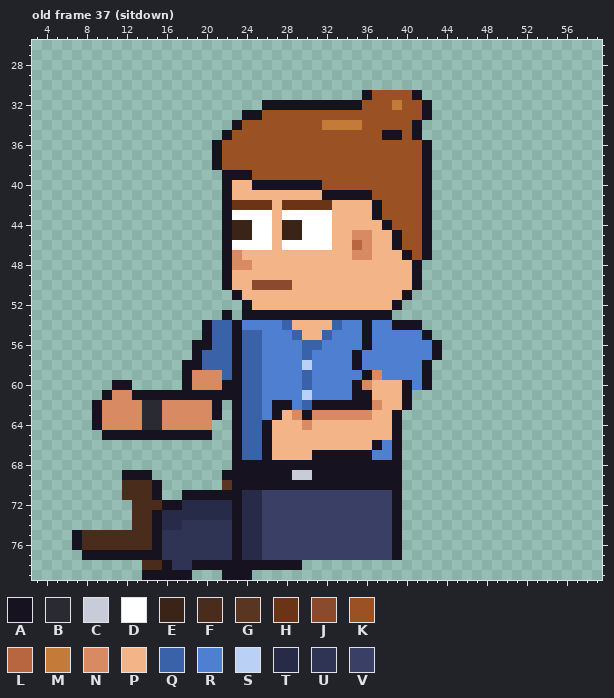
Two versions of one pixel-art file, sprites/custom/custom_intern_bun_left_anim.aseprite. The picture above was drawn from the file before the commit.
64x80 pixels, 85 frames. Colours within 5 levels of each other are drawn and written as one. Shown: old frame 37 (sitdown): x 3..59, y 26..79. The commit also changed other frames, which this record leaves out.
Visible layers, top first: "Hair", "Face", "Watch", "Near Arm", "Collar", "Belt", "Shirt", "Body", "Back Arm", "Pants", "Shoes".
Palette (. is transparent): A #17121f  B #2a2a33  C #c8ccd8  D #ffffff  E #3a2418  F #4a2c1c  G #5a3522  H #6b3416  J #8a4a2e  K #9a5124  L #b8663f  M #c47a38  N #d88a62  P #f3b488  Q #3a62a8  R #4f7fd0  S #bbd0f5  T #272b48  U #2f3354  V #3a3f66
Pixels before, old frame 37 (sitdown) (only the part around the change), first column x 3:
26 .............................................
27 .............................................
28 .............................................
29 .............................................
30 .............................................
31 .................................AKKKKA......
32 .......................AAAAAAAAAAKKKMKKA.....
33 .....................AAKKKKKKKKKKKKKKKKA.....
34 ....................AKKKKKKKKMMMMKKKKKA......
35 ...................AKKKKKKKKKKKKKKKAAKA......
36 ..................AKKKKKKKKKKKKKKKKKKKKA.....
37 ..................AKKKKKKKKKKKKKKKKKKKKA.....
38 ..................AKKKKKKKKKKKKKKKKKKKKA.....
39 ...................AAAKKKKKKKKKKKKKKKKKA.....
40 ...................APPAAAAAAAKKKKKKKKKKA.....
41 ...................APPPPPPPPPAAAAAKKKKKA.....
42 ...................AHHHHPHHHHHPPPPAKKKKA.....
43 ...................ADDDDPDDDDDPPPPAKKKKA.....
44 ...................AEEDDPEEDDDPPPPPAKKKA.....
45 ...................AEEDDPEEDDDPPNNPPAKKA.....
46 ...................ADDDDPDDDDDPPLNPPAKKA.....
47 ...................ANPPPPPPPPPPPNNPPPAKA.....
48 ...................ANNPPPPPPPPPPPPPPPPA......
49 ...................APPPPPPPPPPPPPPPPPPA......
50 ...................APPJJJJPPPPPPPPPPPPA......
51 ....................APPPPPPPPPPPPPPPPA.......
52 .....................APPPPPPPPPPPPPPA........
53 ...................A.AAAAAAAAAAAAAAA.........
54 .................AQQARRRRQPPPPQRRARRAAA......
55 .................AQQAQQRRRQPPQRRRARRRRRA.....
56 ................AAQQAQQRRRRQQRRRRARRRRRRA....
57 ................AQQQAQQRRRRQRRRRARRRRRRRA....
58 ...............AAQQQAQQRRRRSRRRRARRRRRRA.....
59 ...............ANNNQAQQRRRRQRRRRRANRRRRA.....
60 ........AA.....ANNNAAQQRRRRQRRRRANPPPARA.....
61 .......ANNAAAAAAAAAAAQQRRRRSRRRRAAPPPA.......
62 ......ANNNNBBNNNNNA.AQQRAARQAAAAAANPPA.......
63 ......ANNNNBBNNNNNA.AQQRAPNANNNNNNPPA........
64 ......ANNNNBBNNNNN..AQQAPPPNPPPPPPPPA........
65 .......AAAAAAAAAAA..AQQAPPPPPPPPPPPPA........
66 ....................AQQAPPPPPPPPPPARA........
67 ....................AQQAPPPPAAAAAARRA........
68 ....................AAAAAAAAAAAAAAAAA........
69 .........AAA.......AAAAAAACCAAAAAAAAA........
70 .........FFFA......GAAAAAAAAAAAAAAAAA........
71 .........FFFA..AAAAAATTVVVVVVVVVVVVVA........
72 ..........FFFAATTTTTATTVVVVVVVVVVVVVA........
73 ..........FFATTTTTTTATTVVVVVVVVVVVVVA........
And afterwards:
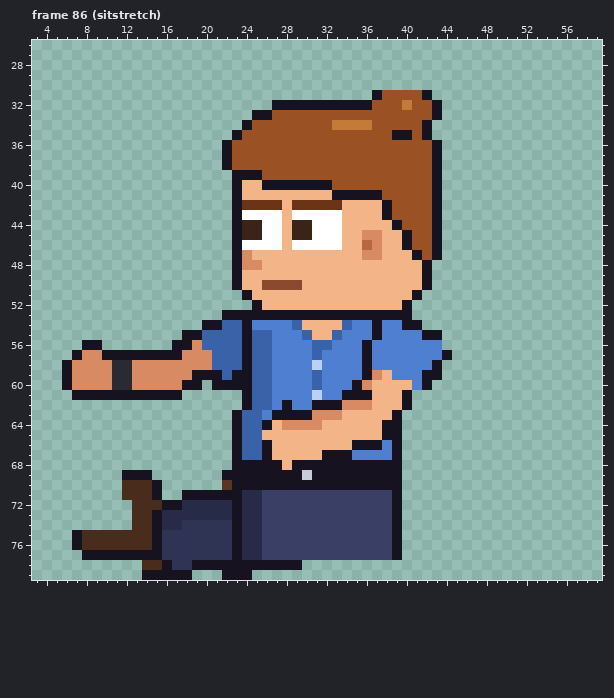
A new or re-ordered frame is compared with the old frame closest to it.
Change:
frames 85 -> 123
Changed rows in their new state; - is an unchanged pixel.
Frame 86 (sitstretch) is new; against old frame 37 (sitdown):
first column x 6:
31 ------------------------------.A---KA--
32 --------------------.---------A--KM-KA-
33 ------------------.-A---------------KA-
34 -----------------.A-------K---M----KA--
35 ----------------.A--------------K-AKA--
36 ---------------.A-------------------KA-
37 ---------------.A-------------------KA-
38 ---------------.A-------------------KA-
39 ----------------.--A----------------KA-
40 ----------------.A-P------A---------KA-
41 ----------------.A--------P----A----KA-
42 ----------------.A---HP----H---PA---KA-
43 ----------------.A---DP----D---PA---KA-
44 ----------------.A-E-DP-E--D----PA--KA-
45 ----------------.A-E-DP-E--D-P-N-PA-KA-
46 ----------------.A---DP----D-PLN-PA-KA-
47 ----------------.AN----------P-N--PAKA-
48 ----------------.A-N---------------PA--
49 ----------------.A-----------------PA--
50 ----------------.A-P---J-----------PA--
51 -----------------.A---------------PA---
52 ------------------.A-------------PA----
53 -----------------A---------------AA----
54 ---------------A-QA---RQ---PQ-RA-R-----
55 ------------AAQ--QA-Q--RQ-PQ--RA-----A-
56 --AA-------AANQ--QA-Q---R-Q----------R-
57 -ANNAAAAAAAANNN--QA-Q---RQ---RA------RA
58 ANNNNBBNNNNNNNN--QA-Q---RS---RA-----RA-
59 ANNNNBBNNNNNNAAA--A-Q---RQ------P----A-
60 ANNNNBBNNNNN-A.A--A-Q---RQ--------P----
61 -AAA-AA-----......A-Q---RS--A----------
62 ---.............-.A-QR--R---NNNP-------
63 ---.............------AA----PPP--------
64 ---............-------NN-N------A------
65 ----...........-----P-----------A------
66 -----------------------------AA--------
67 -------------------------P---RR--------
68 ----------------------P----------------
69 -----------------------A---------------
Boxes around the changes in both pictures, in picture pixels (x1, y1, x2, y2):
changed: (62, 90, 452, 480)
